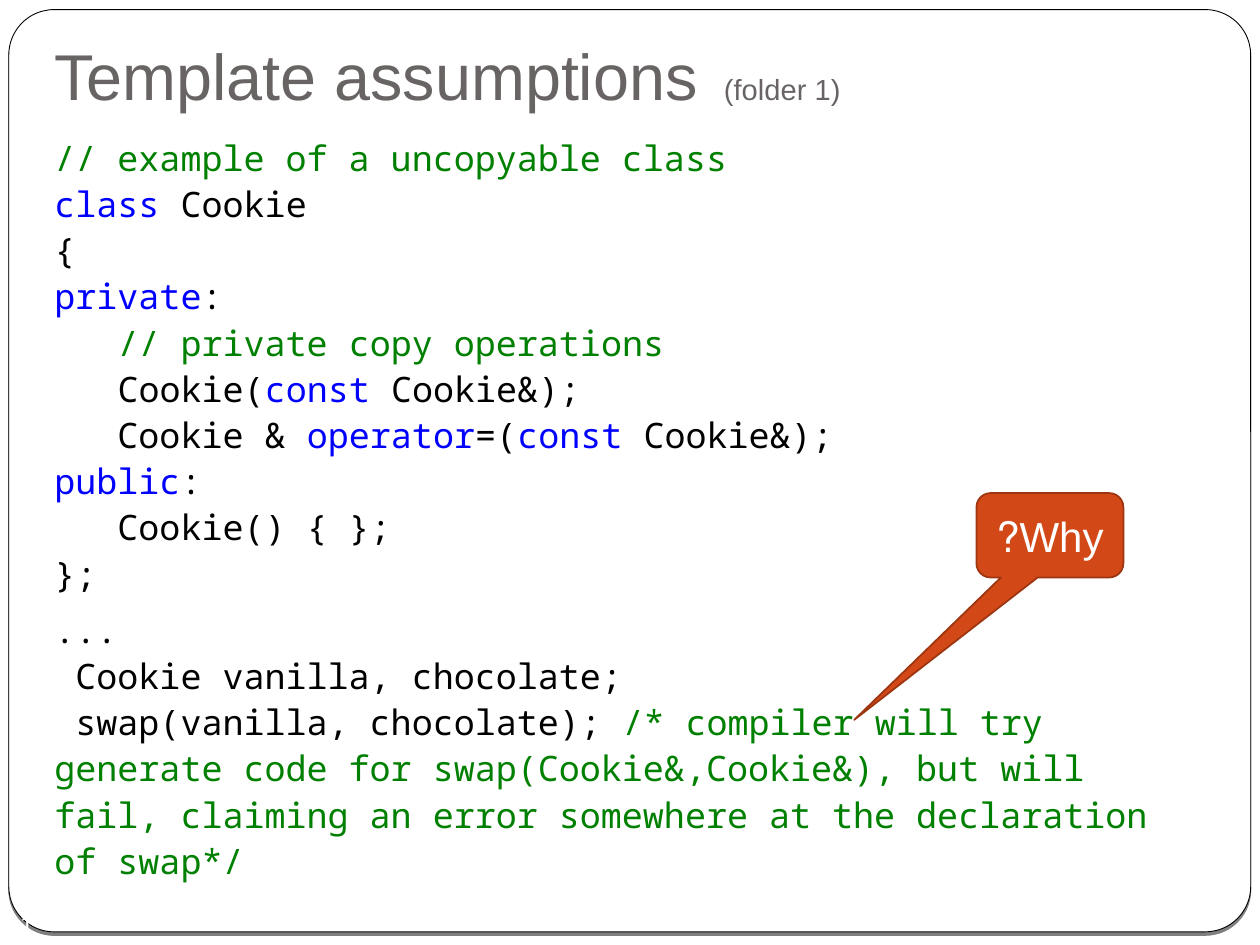
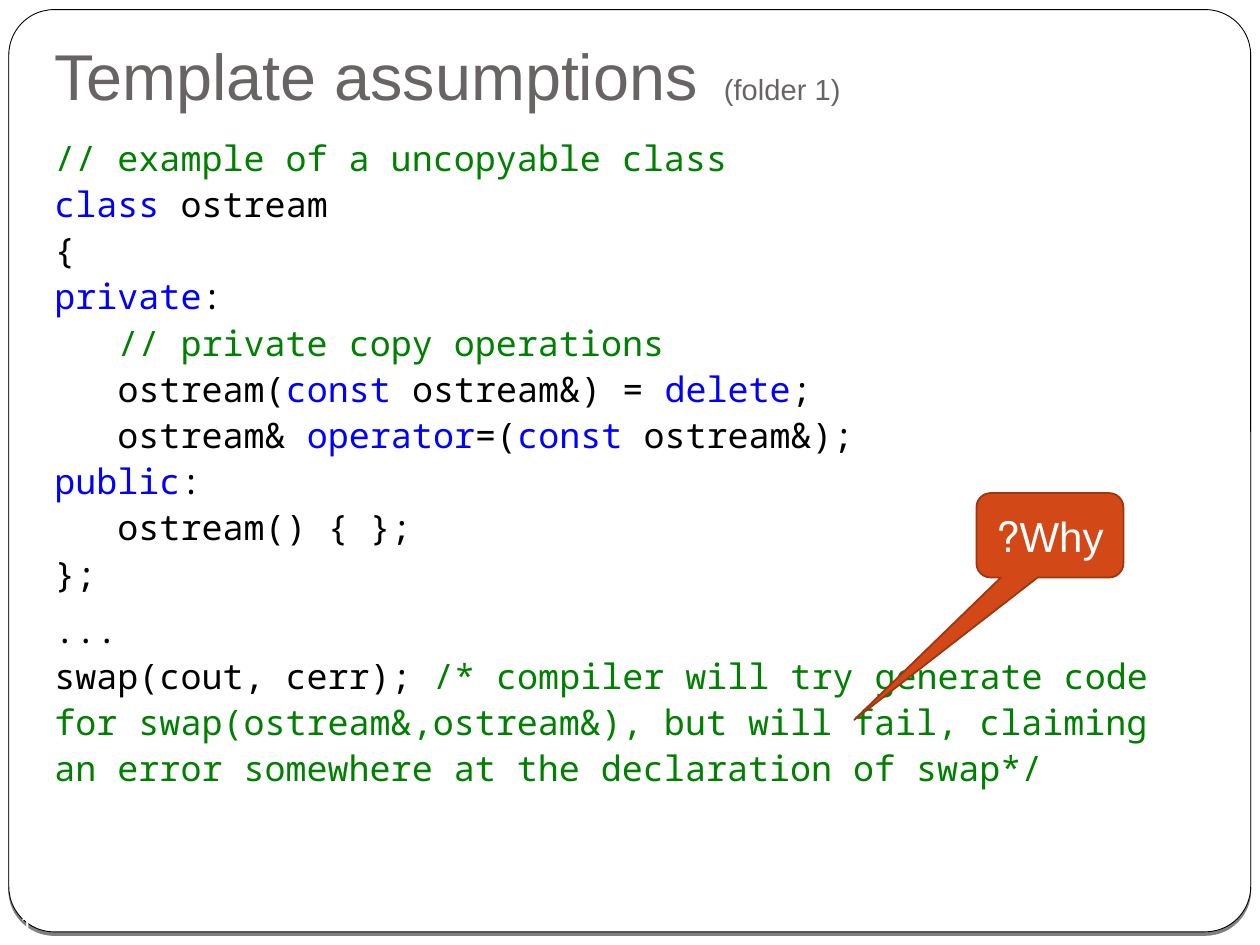
Before and after one commit to cpp-at-ariel/cpp-5781, a slide deck: slide 11 of 08-templates-iterators/slides-1-function-templates.odp. Drawn at 1260x945 pixels with LibreOffice and Linux fonts; fonts in the diff are those of the drawing. Boxes give left, top, right and bottom in pixels: in the first picture for what was removed or moved away, otherwise in the second. Text is boxed around its words. In the diff, an @@ line names an element or a change of style, - is before the commit and + after.

```diff
--- a/08-templates-iterators/slides-1-function-templates.odp
+++ b/08-templates-iterators/slides-1-function-templates.odp
@@ text at [54,144,1148,790]: text changed @@
-// example of a uncopyable class
-class Cookie
-{
-private:
-// private copy operations
-Cookie(const Cookie&);
-Cookie & operator=(const Cookie&);
-public:
-Cookie() { };
-};
-...
-Cookie vanilla, chocolate;
-swap(vanilla, chocolate); /* compiler will try generate code for swap(Cookie&,Cookie&), but will fail, claiming an error somewhere at the declaration of swap*/
+// example of a uncopyable class
+class ostream
+{
+private:
+// private copy operations
+ostream(const ostream&) = delete;
+ostream& operator=(const ostream&);
+public:
+ostream() { };
+};
+...
+swap(cout, cerr); /* compiler will try generate code for swap(ostream&,ostream&), but will fail, claiming an error somewhere at the declaration of swap*/
```
Also in this commit, not shown: 5 other slides changed, 2 other files.
